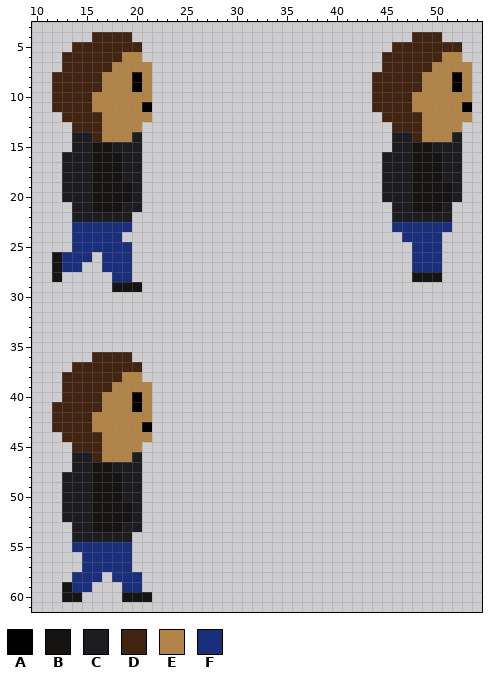
Pixel-art sprite, stored at Assets/Textures/GroundSprites/_RIGHT.png. The first picture shows the starting point.
The file is 64x64 pixels. Colours within 5 levels of each other are drawn and written as one. Shown: x 10..54, y 3..61.
Palette (. is transparent): A #000000  B #161413  C #1d1c20  D #422413  E #b28447  F #1a2f7c
The same view after the edit:
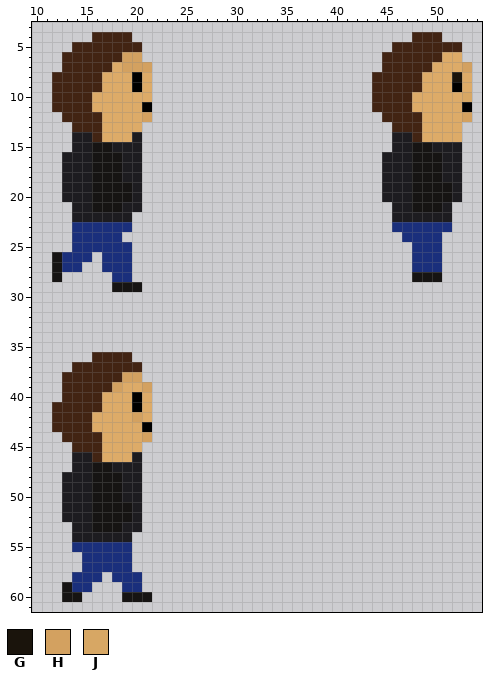
Colours new in this view: G #1a140c  H #d3a160  J #d7a764
The edit:
@@ palette @@
-E #b28447
+E #ddab68
@@ x 10..54 @@
  5 ....DDDDDDD.........................DDDDDDD..
- 6 ...DDDDDDEE........................DDDDDDEE..
- 7 ...DDDDDEEEE.......................DDDDDEEEE.
- 8 ..DDDDDEEEAE......................DDDDDEEEAE.
+ 6 ...DDDDDDHH........................DDDDDDEE..
+ 7 ...DDDDDEHHH.......................DDDDDEEEH.
+ 8 ..DDDDDEEEAE......................DDDDDEEEGE.
  9 ..DDDDDEEEAE......................DDDDDEEEAE.
-10 ..DDDDEEEEEE......................DDDDEEEEEE.
+10 ..DDDDEEEEEE......................DDDDEEEEEJ.
 11 ..DDDDEEEEEA......................DDDDEEEEEA.
-12 ...DDDDEEEEE.......................DDDDEEEEE.
+12 ...DDDDEEEEH.......................DDDDEEEEH.
 13 ....DDDEEEE.........................DDDEEEE..
-14 ....CCDEEEC.........................CCDEEEC..
+14 ....CCDEEEC.........................CCDEEEE..
 15 ....CCBBCCC.........................CCBBCCC..
@@ x 16..23 @@
 37 DDDDD...
-38 DDDEE...
-39 DDEEEE..
+38 DDDHH...
+39 DDHEEH..
 40 DEEEAE..
 41 DEEEAE..
-42 EEEEEE..
+42 EEEEHE..
 43 EEEEEA..
-44 DEEEEE..
+44 DEEEEH..
 45 DEEEE...
Pixel boxes of the changes (left, top, right, bottom) in both pictures:
changed: (92, 52, 152, 142)
changed: (412, 52, 472, 142)
changed: (92, 372, 152, 462)
